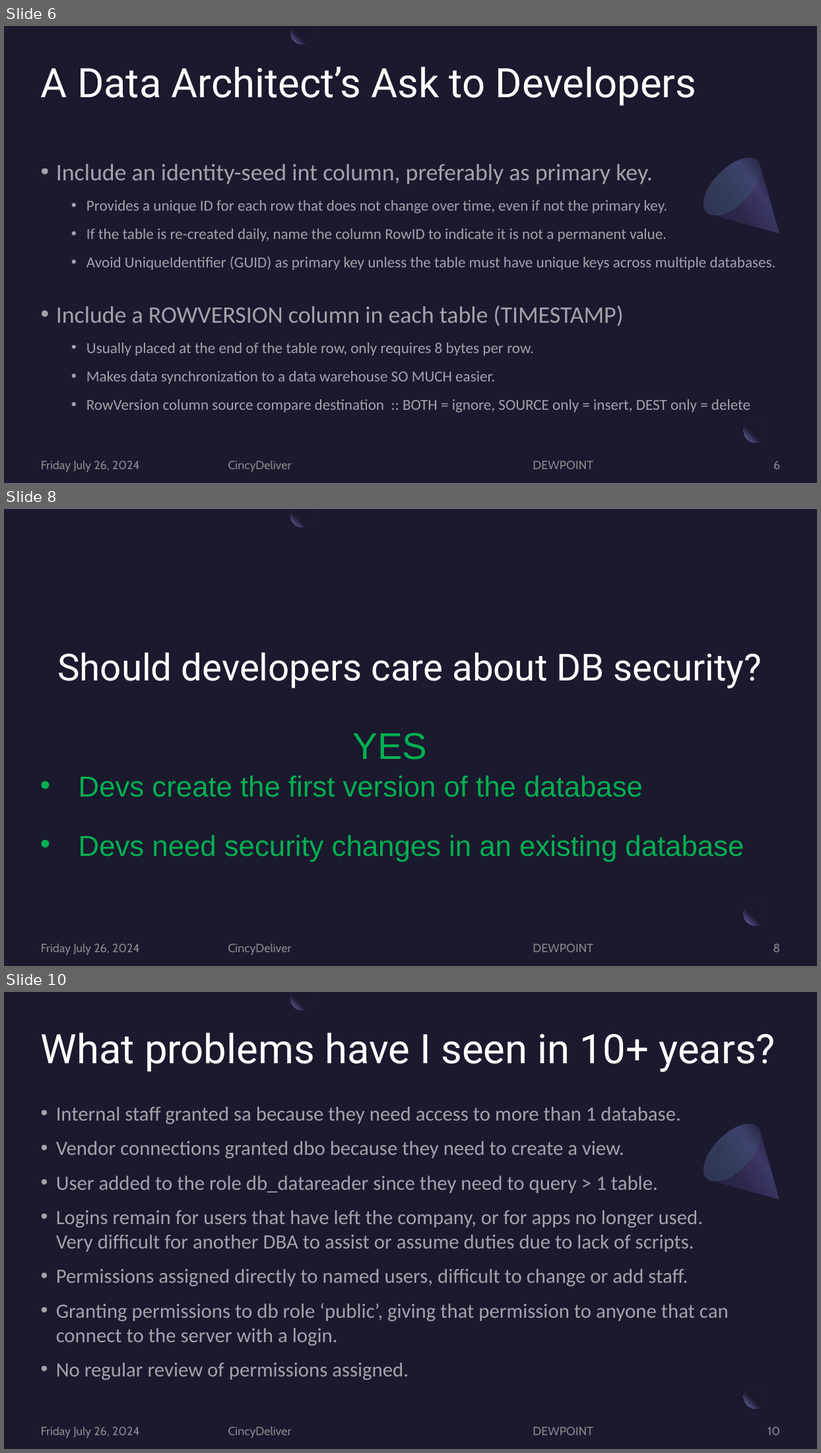
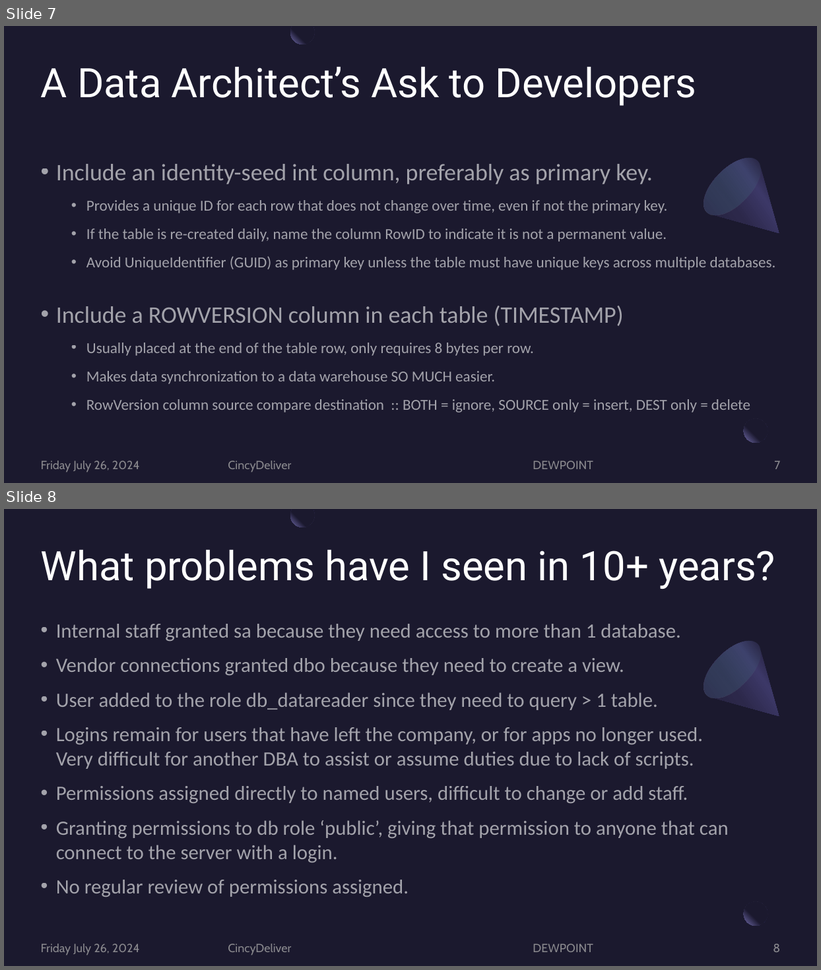
Before and after one commit to JoeKunk/SQL-Server-Security, a slide deck: 2024-07-26 CincyDeliver/2024-07 SQL Server SecurityTech CincyDeliver Version.pptx. Shown one above the other, each under a label of ours: slides 6, 8 and 10 before the commit, slides 7 and 8 after it; the slides between them are not shown. The pictures are 821x1453 and 821x970 pixels, drawn with LibreOffice and Linux fonts; fonts in the diff are those of the drawing. Boxes give left, top, right and bottom in pixels: in the first picture for what was removed or moved away, otherwise in the second. Text is boxed around its words. In the diff, an @@ line names an element or a change of style, - is before the commit and + after.

```diff
--- a/2024-07-26 CincyDeliver/2024-07 SQL Server SecurityTech CincyDeliver Version.pptx
+++ b/2024-07-26 CincyDeliver/2024-07 SQL Server SecurityTech CincyDeliver Version.pptx
@@ slide 8 removed at [4,509,817,966], background #1B192E; not listed: 2 template elements that a slide beside it also shows @@
@@ freeform shape removed at [290,509,314,527] @@
@@ title removed at [57,652,762,689] @@
-Should developers care about DB security?
@@ text removed at [353,733,428,760] @@
-YES
@@ text removed at [79,776,744,862] @@
-• Devs create the first version of the database
-• Devs need security changes in an existing database
@@ text removed at [41,944,140,955] @@
-Friday July 26, 2024
@@ text removed at [228,944,593,955] @@
-CincyDeliver DEWPOINT
@@ page number removed at [773,944,780,953] @@
-8
@@ what was slide 6 is now slide 7 @@
@@ page number at [774,461,780,470]: text changed @@
-6
+7
@@ what was slide 10 is now slide 8 @@
@@ page number at [773,944,780,953]: text changed @@
-10
+8
```
Also in this commit, not shown: 6 slides changed, 1 other slide removed, 5 other files.
